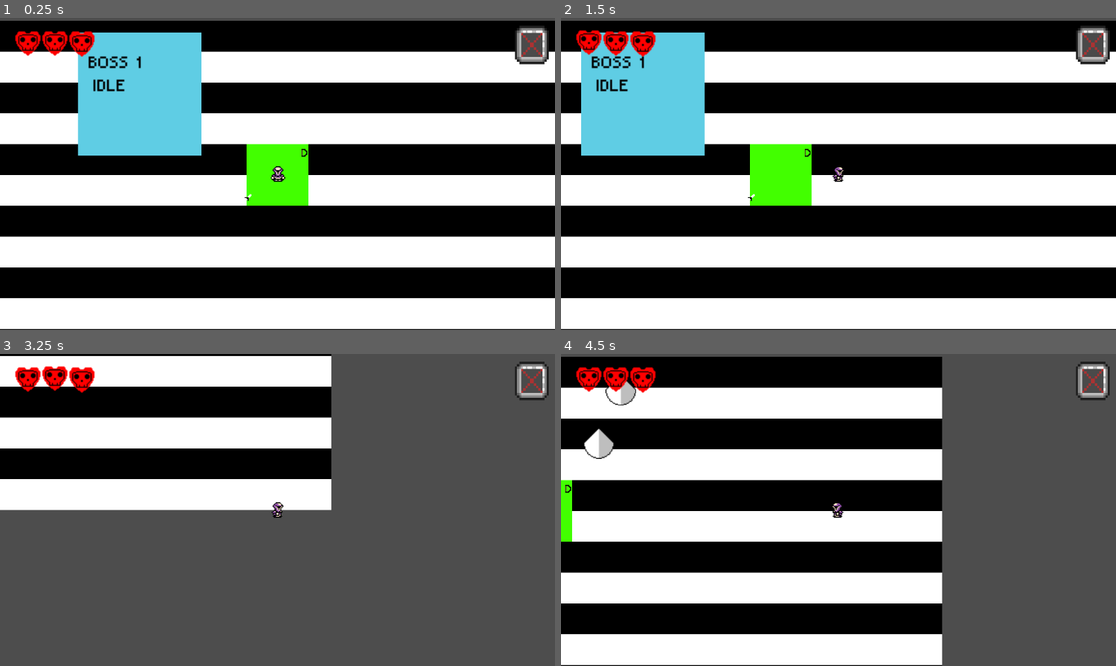
Above: before the commit, frames 1-4 (two rows, left to right).
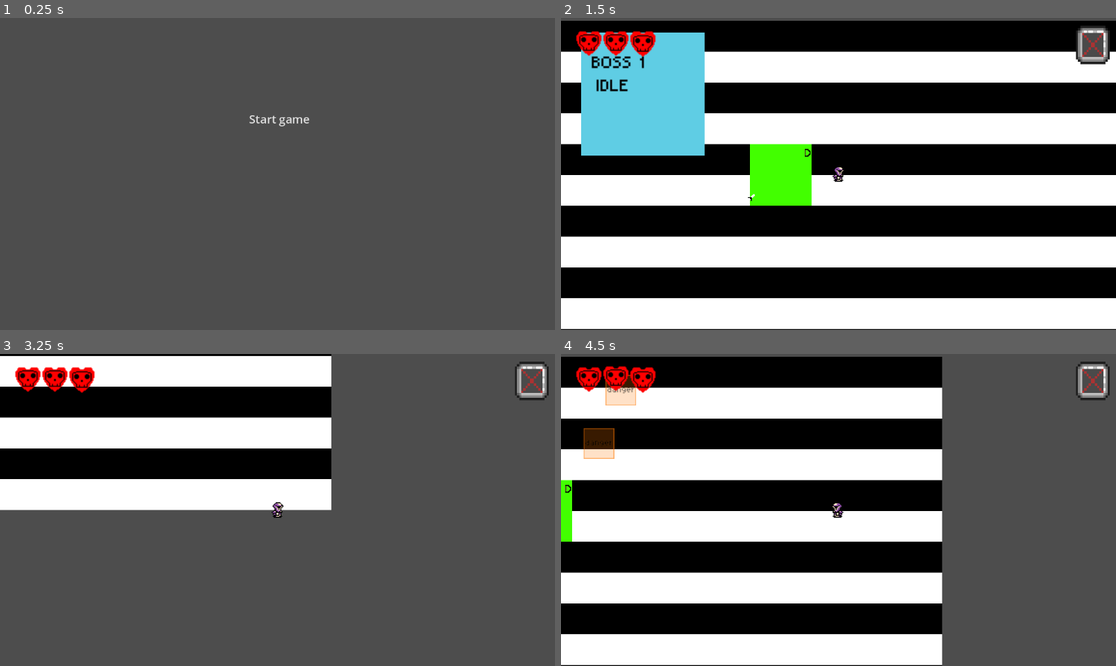
Above: after the commit, the same moments.

Repository: septimus1213/The-Ebon-Synod-TempName-
Game: Godot game, scene res://Scenes/start_screen.tscn
The game is run twice, just before and just after one commit, with the same random seed, the same clock (stepped at 60 frames per second) and the same inputs. Before the commit the project starts from res://root.tscn. Sound files missing from this copy of the repository are replaced by a short silence.
Inputs (mouse positions are in pixels of both pictures, inside the frame that each line leads up to):
- Up to frame 1 (0.25 s): no input
- Up to frame 2 (1.5 s): click (838, 117) at 0.5 s, where only the run after the commit has a clickable "Start game"; tap Enter at 1.25 s; move the mouse to (960, 158) at 1.27 s; hold D (move_right) from 1.28 s (still down); click (960, 158) at 1.35 s
- Up to frame 3 (3.25 s): move the mouse to (166, 525) at 2.02 s; release D (move_right) at 2.03 s; hold S (move_down) 2.03-2.78 s; click (166, 525) at 2.1 s; move the mouse to (333, 441) at 2.77 s; hold D (move_right) from 2.78 s (still down); tap Q (Drop_Item) at 2.85 s; click (333, 441) at 3.05 s
- Up to frame 4 (4.5 s): move the mouse to (810, 572) at 3.52 s; release D (move_right) at 3.53 s; hold W (move_up) 3.53-4.28 s; tap E (Pickup_Item) at 3.6 s; click (810, 572) at 3.8 s; move the mouse to (1005, 556) at 4.27 s; hold A (move_left) from 4.28 s (still down); tap Shift (dash) at 4.35 s

The runs differ from the first frame. In frame 1, 99% of the frame differs, in the area x 0-100%, y 0-100%; in frame 2, 0.2%; in frame 3, 0.2%; in frame 4, 1.1%.

Commit message:
Added sounds

Diff:
--- a/Scenes/PrefabScenes/player.tscn
+++ b/Scenes/PrefabScenes/player.tscn
@@ -1,8 +1,11 @@
-[gd_scene load_steps=37 format=3 uid="uid://dt27suyijgyho"]
+[gd_scene load_steps=45 format=3 uid="uid://dt27suyijgyho"]
 
 [ext_resource type="Script" uid="uid://cj4en2phmgdj7" path="res://Scripts/scr_player/player.gd" id="1_il23p"]
 [ext_resource type="Texture2D" uid="uid://4b3oeqp4auyu" path="res://Assets/Player And Attributes/Knight_walk-Sheet.png" id="2_ycbe0"]
+[ext_resource type="Texture2D" uid="uid://bmjurwqln4hku" path="res://Assets/Player And Attributes/Healthbar/hurt.png" id="3_i58a6"]
 [ext_resource type="Texture2D" uid="uid://bdf8okbhlkuk6" path="res://Assets/Player And Attributes/Attack_sword-aligned.png" id="3_ycbe0"]
+[ext_resource type="AudioStream" uid="uid://buovo3jp0ajwm" path="res://Assets/Sounds/Swing sound TEST.wav" id="5_2ypje"]
+[ext_resource type="AudioStream" uid="uid://d30so4kdawx34" path="res://Assets/Sounds/Sword sound TEST.wav" id="7_onxj1"]
 
 [sub_resource type="RectangleShape2D" id="RectangleShape2D_i58a6"]
 size = Vector2(16.625, 16.875)
@@ -126,143 +129,179 @@
 "speed": 5.0
 }]
 
+[sub_resource type="AtlasTexture" id="AtlasTexture_cmob5"]
+atlas = ExtResource("3_i58a6")
+region = Rect2(18, 0, 18, 48)
+
+[sub_resource type="AtlasTexture" id="AtlasTexture_cfkpc"]
+atlas = ExtResource("3_i58a6")
+region = Rect2(0, 0, 18, 48)
+
+[sub_resource type="AtlasTexture" id="AtlasTexture_cvflq"]
+atlas = ExtResource("3_i58a6")
+region = Rect2(54, 0, 18, 48)
+
+[sub_resource type="AtlasTexture" id="AtlasTexture_q4gs4"]
+atlas = ExtResource("3_i58a6")
+region = Rect2(36, 0, 18, 48)
+
+[sub_resource type="SpriteFrames" id="SpriteFrames_ycbe0"]
+animations = [{
+"frames": [{
+"duration": 1.0,
+"texture": SubResource("AtlasTexture_cmob5")
+}, {
+"duration": 1.0,
+"texture": SubResource("AtlasTexture_cfkpc")
+}, {
+"duration": 1.0,
+"texture": SubResource("AtlasTexture_cvflq")
+}, {
+"duration": 1.0,
+"texture": SubResource("AtlasTexture_q4gs4")
+}],
+"loop": false,
+"name": &"hurt",
+"speed": 15.0
+}]
+
+[sub_resource type="AtlasTexture" id="AtlasTexture_cbwd1"]
+atlas = ExtResource("3_ycbe0")
+region = Rect2(0, 0, 64, 64)
+
+[sub_resource type="AtlasTexture" id="AtlasTexture_cqadd"]
+atlas = ExtResource("3_ycbe0")
+region = Rect2(64, 0, 64, 64)
+
+[sub_resource type="AtlasTexture" id="AtlasTexture_whd63"]
+atlas = ExtResource("3_ycbe0")
+region = Rect2(128, 0, 64, 64)
+
+[sub_resource type="AtlasTexture" id="AtlasTexture_vmx8s"]
+atlas = ExtResource("3_ycbe0")
+region = Rect2(192, 0, 64, 64)
+
+[sub_resource type="AtlasTexture" id="AtlasTexture_672ck"]
+atlas = ExtResource("3_ycbe0")
+region = Rect2(0, 192, 64, 64)
+
+[sub_resource type="AtlasTexture" id="AtlasTexture_t6n5d"]
+atlas = ExtResource("3_ycbe0")
+region = Rect2(64, 192, 64, 64)
+
+[sub_resource type="AtlasTexture" id="AtlasTexture_j4big"]
+atlas = ExtResource("3_ycbe0")
+region = Rect2(128, 192, 64, 64)
+
+[sub_resource type="AtlasTexture" id="AtlasTexture_kpqkr"]
+atlas = ExtResource("3_ycbe0")
+region = Rect2(192, 192, 64, 64)
+
+[sub_resource type="AtlasTexture" id="AtlasTexture_v3dyf"]
+atlas = ExtResource("3_ycbe0")
+region = Rect2(0, 128, 64, 64)
+
+[sub_resource type="AtlasTexture" id="AtlasTexture_ppb13"]
+atlas = ExtResource("3_ycbe0")
+region = Rect2(64, 128, 64, 64)
+
+[sub_resource type="AtlasTexture" id="AtlasTexture_is4fa"]
+atlas = ExtResource("3_ycbe0")
+region = Rect2(128, 128, 64, 64)
+
+[sub_resource type="AtlasTexture" id="AtlasTexture_euxck"]
+atlas = ExtResource("3_ycbe0")
+region = Rect2(192, 128, 64, 64)
+
+[sub_resource type="AtlasTexture" id="AtlasTexture_u65ms"]
+atlas = ExtResource("3_ycbe0")
+region = Rect2(0, 64, 64, 64)
+
+[sub_resource type="AtlasTexture" id="AtlasTexture_c43ae"]
+atlas = ExtResource("3_ycbe0")
+region = Rect2(64, 64, 64, 64)
+
+[sub_resource type="AtlasTexture" id="AtlasTexture_1r4mi"]
+atlas = ExtResource("3_ycbe0")
+region = Rect2(128, 64, 64, 64)
+
+[sub_resource type="AtlasTexture" id="AtlasTexture_b13hk"]
+atlas = ExtResource("3_ycbe0")
+region = Rect2(192, 64, 64, 64)
+
+[sub_resource type="SpriteFrames" id="SpriteFrames_cmob5"]
+animations = [{
+"frames": [{
+"duration": 1.0,
+"texture": SubResource("AtlasTexture_cbwd1")
+}, {
+"duration": 1.0,
+"texture": SubResource("AtlasTexture_cqadd")
+}, {
+"duration": 1.0,
+"texture": SubResource("AtlasTexture_whd63")
+}, {
+"duration": 1.0,
+"texture": SubResource("AtlasTexture_vmx8s")
+}],
+"loop": false,
+"name": &"attack_down",
+"speed": 15.0
+}, {
+"frames": [{
+"duration": 1.0,
+"texture": SubResource("AtlasTexture_672ck")
+}, {
+"duration": 1.0,
+"texture": SubResource("AtlasTexture_t6n5d")
+}, {
+"duration": 1.0,
+"texture": SubResource("AtlasTexture_j4big")
+}, {
+"duration": 1.0,
+"texture": SubResource("AtlasTexture_kpqkr")
+}],
+"loop": false,
+"name": &"attack_left",
+"speed": 15.0
+}, {
+"frames": [{
+"duration": 1.0,
+"texture": SubResource("AtlasTexture_v3dyf")
+}, {
+"duration": 1.0,
+"texture": SubResource("AtlasTexture_ppb13")
+}, {
+"duration": 1.0,
+"texture": SubResource("AtlasTexture_is4fa")
+}, {
+"duration": 1.0,
+"texture": SubResource("AtlasTexture_euxck")
+}],
+"loop": false,
+"name": &"attack_right",
+"speed": 15.0
+}, {
+"frames": [{
+"duration": 1.0,
+"texture": SubResource("AtlasTexture_u65ms")
+}, {
+"duration": 1.0,
+"texture": SubResource("AtlasTexture_c43ae")
+}, {
+"duration": 1.0,
+"texture": SubResource("AtlasTexture_1r4mi")
+}, {
+"duration": 1.0,
+"texture": SubResource("AtlasTexture_b13hk")
+}],
+"loop": false,
+"name": &"attack_up",
+"speed": 15.0
+}]
+
 [sub_resource type="RectangleShape2D" id="RectangleShape2D_il23p"]
 size = Vector2(16, 16)
-
-[sub_resource type="AtlasTexture" id="AtlasTexture_cbwd1"]
-atlas = ExtResource("3_ycbe0")
-region = Rect2(0, 0, 64, 64)
-
-[sub_resource type="AtlasTexture" id="AtlasTexture_cqadd"]
-atlas = ExtResource("3_ycbe0")
-region = Rect2(64, 0, 64, 64)
-
-[sub_resource type="AtlasTexture" id="AtlasTexture_whd63"]
-atlas = ExtResource("3_ycbe0")
-region = Rect2(128, 0, 64, 64)
-
-[sub_resource type="AtlasTexture" id="AtlasTexture_vmx8s"]
-atlas = ExtResource("3_ycbe0")
-region = Rect2(192, 0, 64, 64)
-
-[sub_resource type="AtlasTexture" id="AtlasTexture_672ck"]
-atlas = ExtResource("3_ycbe0")
-region = Rect2(0, 192, 64, 64)
-
-[sub_resource type="AtlasTexture" id="AtlasTexture_t6n5d"]
-atlas = ExtResource("3_ycbe0")
-region = Rect2(64, 192, 64, 64)
-
-[sub_resource type="AtlasTexture" id="AtlasTexture_j4big"]
-atlas = ExtResource("3_ycbe0")
-region = Rect2(128, 192, 64, 64)
-
-[sub_resource type="AtlasTexture" id="AtlasTexture_kpqkr"]
-atlas = ExtResource("3_ycbe0")
-region = Rect2(192, 192, 64, 64)
-
-[sub_resource type="AtlasTexture" id="AtlasTexture_v3dyf"]
-atlas = ExtResource("3_ycbe0")
-region = Rect2(0, 128, 64, 64)
-
-[sub_resource type="AtlasTexture" id="AtlasTexture_ppb13"]
-atlas = ExtResource("3_ycbe0")
-region = Rect2(64, 128, 64, 64)
-
-[sub_resource type="AtlasTexture" id="AtlasTexture_is4fa"]
-atlas = ExtResource("3_ycbe0")
-region = Rect2(128, 128, 64, 64)
-
-[sub_resource type="AtlasTexture" id="AtlasTexture_euxck"]
-atlas = ExtResource("3_ycbe0")
-region = Rect2(192, 128, 64, 64)
-
-[sub_resource type="AtlasTexture" id="AtlasTexture_u65ms"]
-atlas = ExtResource("3_ycbe0")
-region = Rect2(0, 64, 64, 64)
-
-[sub_resource type="AtlasTexture" id="AtlasTexture_c43ae"]
-atlas = ExtResource("3_ycbe0")
-region = Rect2(64, 64, 64, 64)
-
-[sub_resource type="AtlasTexture" id="AtlasTexture_1r4mi"]
-atlas = ExtResource("3_ycbe0")
-region = Rect2(128, 64, 64, 64)
-
-[sub_resource type="AtlasTexture" id="AtlasTexture_b13hk"]
-atlas = ExtResource("3_ycbe0")
-region = Rect2(192, 64, 64, 64)
-
-[sub_resource type="SpriteFrames" id="SpriteFrames_cmob5"]
-animations = [{
-"frames": [{
-"duration": 1.0,
-"texture": SubResource("AtlasTexture_cbwd1")
-}, {
-"duration": 1.0,
-"texture": SubResource("AtlasTexture_cqadd")
-}, {
-"duration": 1.0,
-"texture": SubResource("AtlasTexture_whd63")
-}, {
-"duration": 1.0,
-"texture": SubResource("AtlasTexture_vmx8s")
-}],
-"loop": false,
-"name": &"attack_down",
-"speed": 15.0
-}, {
-"frames": [{
-"duration": 1.0,
-"texture": SubResource("AtlasTexture_672ck")
-}, {
-"duration": 1.0,
-"texture": SubResource("AtlasTexture_t6n5d")
-}, {
-"duration": 1.0,
-"texture": SubResource("AtlasTexture_j4big")
-}, {
-"duration": 1.0,
-"texture": SubResource("AtlasTexture_kpqkr")
-}],
-"loop": false,
-"name": &"attack_left",
-"speed": 15.0
-}, {
-"frames": [{
-"duration": 1.0,
-"texture": SubResource("AtlasTexture_v3dyf")
-}, {
-"duration": 1.0,
-"texture": SubResource("AtlasTexture_ppb13")
-}, {
-"duration": 1.0,
-"texture": SubResource("AtlasTexture_is4fa")
-}, {
-"duration": 1.0,
-"texture": SubResource("AtlasTexture_euxck")
-}],
-"loop": false,
-"name": &"attack_right",
-"speed": 15.0
-}, {
-"frames": [{
-"duration": 1.0,
-"texture": SubResource("AtlasTexture_u65ms")
-}, {
-"duration": 1.0,
-"texture": SubResource("AtlasTexture_c43ae")
-}, {
-"duration": 1.0,
-"texture": SubResource("AtlasTexture_1r4mi")
-}, {
-"duration": 1.0,
-"texture": SubResource("AtlasTexture_b13hk")
-}],
-"loop": false,
-"name": &"attack_up",
-"speed": 15.0
-}]
 
 [node name="Player" type="CharacterBody2D" groups=["player"]]
 z_index = 5
@@ -280,15 +319,12 @@
 [node name="Walking" type="AnimatedSprite2D" parent="."]
 texture_filter = 1
 sprite_frames = SubResource("SpriteFrames_cbwd1")
-animation = &"WalkUp"
-frame_progress = 0.30133504
-
-[node name="SwordHitbox" type="Area2D" parent="."]
-collision_layer = 2
-monitoring = false
-
-[node name="CollisionShape2D" type="CollisionShape2D" parent="SwordHitbox"]
-shape = SubResource("RectangleShape2D_il23p")
+animation = &"idle"
+
+[node name="hurt" type="AnimatedSprite2D" parent="."]
+visible = false
+sprite_frames = SubResource("SpriteFrames_ycbe0")
+animation = &"hurt"
 
 [node name="attack_sprites" type="AnimatedSprite2D" parent="."]
 visible = false
@@ -298,5 +334,28 @@
 
 [node name="WeaponSprite" type="Sprite2D" parent="."]
 
+[node name="SwordHitbox" type="Area2D" parent="."]
+collision_layer = 2
+monitoring = false
+
+[node name="CollisionShape2D" type="CollisionShape2D" parent="SwordHitbox"]
+shape = SubResource("RectangleShape2D_il23p")
+
+[node name="BowCooldown" type="Timer" parent="."]
+
+[node name="Sounds" type="Node" parent="."]
+
+[node name="BowAttack" type="AudioStreamPlayer2D" parent="Sounds"]
+stream = ExtResource("5_2ypje")
+bus = &"SFX"
+
+[node name="SwordAttack" type="AudioStreamPlayer2D" parent="Sounds"]
+stream = ExtResource("7_onxj1")
+bus = &"SFX"
+
 [connection signal="timeout" from="Timer" to="." method="_on_timer_timeout"]
+[connection signal="animation_finished" from="hurt" to="." method="_on_hurt_animation_finished"]
 [connection signal="animation_finished" from="attack_sprites" to="." method="_on_attack_sprites_animation_finished"]
+[connection signal="timeout" from="BowCooldown" to="." method="_on_bow_cooldown_timeout"]
+[connection signal="finished" from="Sounds/BowAttack" to="." method="_on_bow_attack_finished"]
+[connection signal="finished" from="Sounds/SwordAttack" to="." method="_on_sword_attack_finished"]
--- /dev/null
+++ b/Scenes/retry_screen.tscn
@@ -0,0 +1,20 @@
+[gd_scene load_steps=2 format=3 uid="uid://c35q6qnei2c7v"]
+
+[ext_resource type="Script" uid="uid://cbu852ifsk1tm" path="res://scripts/retry_screen.gd" id="1_ynmvu"]
+
+[node name="RetryScreen" type="Node2D"]
+script = ExtResource("1_ynmvu")
+
+[node name="Camera2D" type="Camera2D" parent="."]
+
+[node name="MenuButton" type="MenuButton" parent="."]
+offset_left = -47.000004
+offset_top = -104.00001
+offset_right = 22.999996
+offset_bottom = -62.000008
+scale = Vector2(1.2347447, 1.1763374)
+theme_override_font_sizes/font_size = 24
+text = "Retry"
+
+[connection signal="focus_entered" from="MenuButton" to="." method="_on_menu_button_focus_entered"]
+[connection signal="pressed" from="MenuButton" to="." method="_on_menu_button_pressed"]
--- /dev/null
+++ b/Scenes/start_screen.tscn
@@ -0,0 +1,19 @@
+[gd_scene load_steps=2 format=3 uid="uid://bi4fhapld1sdq"]
+
+[ext_resource type="Script" uid="uid://cs0ovytw7nj2f" path="res://scripts/start_screen.gd" id="1_i8r30"]
+
+[node name="StartScreen" type="Node2D"]
+script = ExtResource("1_i8r30")
+
+[node name="MenuButton" type="MenuButton" parent="."]
+offset_left = -63.0
+offset_top = -135.0
+offset_right = 71.0
+offset_bottom = -93.0
+theme_override_font_sizes/font_size = 24
+text = "Start game"
+
+[node name="Camera2D" type="Camera2D" parent="."]
+
+[connection signal="focus_entered" from="MenuButton" to="." method="_on_menu_button_focus_entered"]
+[connection signal="pressed" from="MenuButton" to="." method="_on_menu_button_pressed"]
--- /dev/null
+++ b/Scripts/retry_screen.gd
@@ -0,0 +1,14 @@
+extends Node2D
+
+@onready var menu_button: MenuButton = $MenuButton
+
+
+
+
+func _on_menu_button_pressed() -> void:
+	get_tree().change_scene_to_file("res://root.tscn")
+
+
+
+func _on_menu_button_focus_entered() -> void:
+	menu_button.add_theme_font_size_override("font_size", 28)
--- a/Scripts/scr_boss_1/blue_enemy.gd
+++ b/Scripts/scr_boss_1/blue_enemy.gd
@@ -26,6 +26,8 @@
 var prime_timer = 0.0
 var shake_intensity = 0.0
 
+@onready var hurtsound: AudioStreamPlayer2D = $"../SoundsEnemy/EnemyHurt"
+
 enum State {
 	WANDERING,
 	DETECTED,
@@ -40,6 +42,7 @@
 	if player == null:
 		print("BLUE ENEMY: No player to explode on")
 	randomize_wander_direction()
+	print(get_parent().name)
 
 func _physics_process(delta):
 	if player == null:
@@ -127,6 +130,8 @@
 	current_health -= amount
 	current_health = max(0, current_health)
 
+	hurtsound.play()
+
 	is_hit = true
 	hit_timer = 0.1
 	modulate = Color.RED
--- a/Scripts/scr_boss_1/green_enemy.gd
+++ b/Scripts/scr_boss_1/green_enemy.gd
@@ -24,6 +24,8 @@
 var wander_timer = 0.0
 var wander_time = 2.0
 
+@onready var hurtsound: AudioStreamPlayer2D = $"../SoundsEnemy/EnemyHurt"
+
 enum State {
 	WANDERING,
 	CHASING,
@@ -38,6 +40,7 @@
 	if player == null:
 		print("GREEN ENEMY: No player?")
 	randomize_wander_direction()
+	print(get_parent().name)
 
 func _physics_process(delta):
 	if player == null:
@@ -120,6 +123,8 @@
 	current_health -= amount
 	current_health = max(0, current_health)
 
+	hurtsound.play()
+
 	is_hit = true
 	hit_timer = 0.1
 	modulate = Color.RED
@@ -141,7 +146,7 @@
 	var distance = global_position.distance_to(player.global_position)
 	if distance <= attack_range:
 		print("SWORD HIT!")
-		player.take_damage(100)
+		player.take_damage(50)
 
 func randomize_wander_direction():
 	var angle = randf() * TAU
--- a/Scripts/scr_boss_1/red_enemy.gd
+++ b/Scripts/scr_boss_1/red_enemy.gd
@@ -19,7 +19,7 @@
 var healthbar_timer = 0.0
 
 @onready var damage_timer: Timer = $DamageTimer
-
+@onready var hurtsound: AudioStreamPlayer2D = $"../SoundsEnemy/EnemyHurt"
 func _ready():
 	current_health = max_health
 	damage_timer.wait_time = damage_cooldown
@@ -87,6 +87,8 @@
 	current_health -= amount
 	current_health = max(0, current_health)
 
+	hurtsound.play()
+
 	is_hit = true
 	hit_timer = 0.1
 	modulate = Color.RED
--- a/Scripts/scr_player/player.gd
+++ b/Scripts/scr_player/player.gd
@@ -23,6 +23,8 @@
 # Weapon system
 enum Weapon { NONE, SWORD, BOW }
 var current_weapon = Weapon.NONE
+var can_shoot_bow = true
+@export var bow_cooldown = 3
 
 # Dash
 var is_dash_ready = true
@@ -47,6 +49,10 @@
 @onready var weaponicons: AnimatedSprite2D = $"../playerfollow/WeaponIcons/AnimatedSprite2D"
 @onready var Healthbar: AnimatedSprite2D = $"../playerfollow/HealthBar"
 @onready var attack_sprites: AnimatedSprite2D = $attack_sprites
+@onready  var BowCoolddown: Timer = $BowCooldown
+@onready var hurt: AnimatedSprite2D = $hurt
+@onready var BowAttackSound: AudioStreamPlayer2D = $Sounds/BowAttack
+@onready var SwordAttackSound: AudioStreamPlayer2D = $Sounds/SwordAttack
 
 
 func _ready():
@@ -58,6 +64,8 @@
 	if sword_hitbox:
 		sword_hitbox.body_entered.connect(_on_sword_hit)
 		sword_hitbox.monitoring = false
+
+	BowCoolddown.wait_time = bow_cooldown
 
 func _physics_process(delta):
 	if is_dashing:
@@ -98,9 +106,9 @@
 			center + Vector2(-half_size.x, half_size.y).rotated(angle)
 		]
 
-		var color = Color.RED
-		for i in range(4):
-			draw_line(corners[i], corners[(i+1) % 4], color, 2)
+		# var color = Color.RED
+		# for i in range(4):
+			# draw_line(corners[i], corners[(i+1) % 4], color, 2)
 
 # ===== MOVEMENT =====
 func handle_movement(delta):
@@ -188,6 +196,8 @@
 	if not Input.is_action_just_pressed("Attack"):
 		return
 
+
+
 	match current_weapon:
 		Weapon.SWORD:
 			attack_sword()
@@ -200,7 +210,7 @@
 		print("NO SWORD HITBOX!")
 		return
 
-	print("SWORD SWING!")
+	SwordAttackSound.play()
 
 	# Get attack direction
 	var mouse_pos = get_global_mouse_position()
@@ -261,7 +271,9 @@
 	if arrow_scene == null:
 		print("ERROR: Arrow scene not assigned!")
 		return
-
+	if can_shoot_bow == false:
+		return
+	BowAttackSound.play()
 	var arrow_instance = arrow_scene.instantiate()
 	get_parent().add_child(arrow_instance)
 
@@ -272,6 +284,11 @@
 	arrow_instance.rotation = angle
 	if arrow_instance.has_method("set_direction"):
 		arrow_instance.set_direction(Vector2(cos(angle), sin(angle)))
+
+	can_shoot_bow = false
+
+	BowCoolddown.start()
+
 
 # ===== HEALTH =====
 func take_damage(amount):
@@ -294,6 +311,13 @@
 	else:
 		print("player has to much hp")
 
+	hurt.visible = true
+	animated_sprite.visible = false
+	hurt.play("hurt")
+
+
+
+
 
 func update_health_bar():
 	if current_health <= 200 and current_health > 100:
@@ -305,7 +329,7 @@
 
 func die():
 	print("PLAYER DIED - GAME OVER!")
-	get_tree().reload_current_scene()  # ADD THIS - quick restart
+	get_tree().change_scene_to_file("res://Scenes/retry_screen.tscn")
 
 # ===== UTILITY =====
 func spawn_weapon_on_ground(weapon_type: Weapon, position: Vector2):
@@ -335,3 +359,12 @@
 func _on_attack_sprites_animation_finished() -> void:
 	attack_sprites.visible = false
 	animated_sprite.visible = true
+
+
+func _on_bow_cooldown_timeout() -> void:
+	can_shoot_bow = true
+
+
+func _on_hurt_animation_finished() -> void:
+	hurt.visible = false
+	animated_sprite.visible = true
--- /dev/null
+++ b/Scripts/start_screen.gd
@@ -0,0 +1,12 @@
+extends Node2D
+
+@onready var menubutton: MenuButton = $MenuButton
+
+
+
+func _on_menu_button_pressed() -> void:
+	get_tree().change_scene_to_file("res://root.tscn")
+
+
+func _on_menu_button_focus_entered() -> void:
+	menubutton.add_theme_font_size_override("font_size", 28)
--- /dev/null
+++ b/default_bus_layout.tres
@@ -0,0 +1,15 @@
+[gd_resource type="AudioBusLayout" format=3 uid="uid://87vplp66gkpn"]
+
+[resource]
+bus/1/name = &"BackgroundMusic"
+bus/1/solo = false
+bus/1/mute = false
+bus/1/bypass_fx = false
+bus/1/volume_db = -11.957565
+bus/1/send = &"Master"
+bus/2/name = &"SFX"
+bus/2/solo = false
+bus/2/mute = false
+bus/2/bypass_fx = false
+bus/2/volume_db = -10.0691595
+bus/2/send = &"Master"
--- a/green_enemy.tscn
+++ b/green_enemy.tscn
@@ -8,6 +8,7 @@
 
 [node name="green_enemy" type="CharacterBody2D" groups=["edible"]]
 script = ExtResource("1_2fnn4")
+attack_range = 32.0
 
 [node name="Sprite2D" type="Sprite2D" parent="."]
 texture = ExtResource("1_rn0dr")
--- a/project.godot
+++ b/project.godot
@@ -11,7 +11,7 @@
 [application]
 
 config/name="Ebon Synod(temp name)"
-run/main_scene="uid://bx8bsjabsig65"
+run/main_scene="uid://bi4fhapld1sdq"
 config/features=PackedStringArray("4.5", "Forward Plus")
 config/icon="res://icon.svg"
 
--- a/root.tscn
+++ b/root.tscn
@@ -17,6 +17,7 @@
 [ext_resource type="PackedScene" uid="uid://2q4ybtx02374" path="res://red_enemy.tscn" id="15_r3r3k"]
 [ext_resource type="PackedScene" uid="uid://doh1frevge0u6" path="res://green_enemy.tscn" id="16_blcw0"]
 [ext_resource type="PackedScene" uid="uid://bjjyicp8qgi3v" path="res://blue_enemy.tscn" id="17_50g4q"]
+[ext_resource type="AudioStream" uid="uid://ckipjwmkpja2d" path="res://Assets/Sounds/Hit Sound TEST.wav" id="18_blcw0"]
 
 [sub_resource type="TileSetAtlasSource" id="TileSetAtlasSource_28aoi"]
 texture = ExtResource("3_vvh5c")
@@ -306,3 +307,9 @@
 
 [node name="Sword_Ground" parent="." instance=ExtResource("5_l8v81")]
 position = Vector2(-31, 24)
+
+[node name="SoundsEnemy" type="Node" parent="."]
+
+[node name="EnemyHurt" type="AudioStreamPlayer2D" parent="SoundsEnemy"]
+stream = ExtResource("18_blcw0")
+bus = &"SFX"
Binary file added: Assets/Player And Attributes/Healthbar/hurt.png
Not shown, added: Assets/Player And Attributes/Healthbar/hurt.png.import
Not shown, added: Assets/Sounds/Hit Sound TEST.wav.import
Not shown, added: Assets/Sounds/Swing sound TEST.wav.import
Not shown, added: Assets/Sounds/Sword sound TEST.wav.import
Not shown, added: Scripts/retry_screen.gd.uid
Not shown, added: Scripts/start_screen.gd.uid
Not shown: 1 places in root.tscn that only renumber resources
Not shown, added: Assets/Sounds/Hit Sound TEST.wav
Not shown, added: Assets/Sounds/Swing sound TEST.wav
Not shown, added: Assets/Sounds/Sword sound TEST.wav
